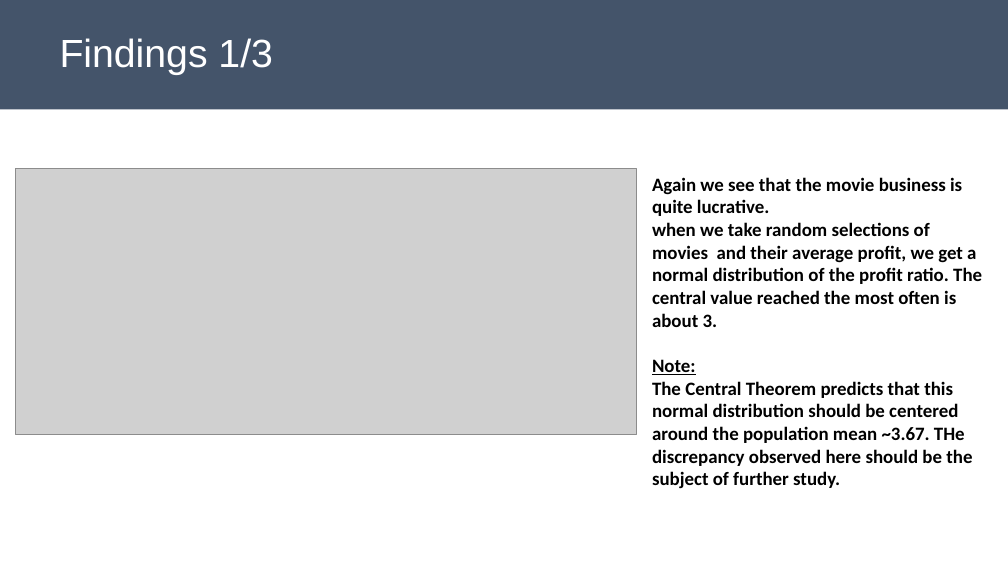
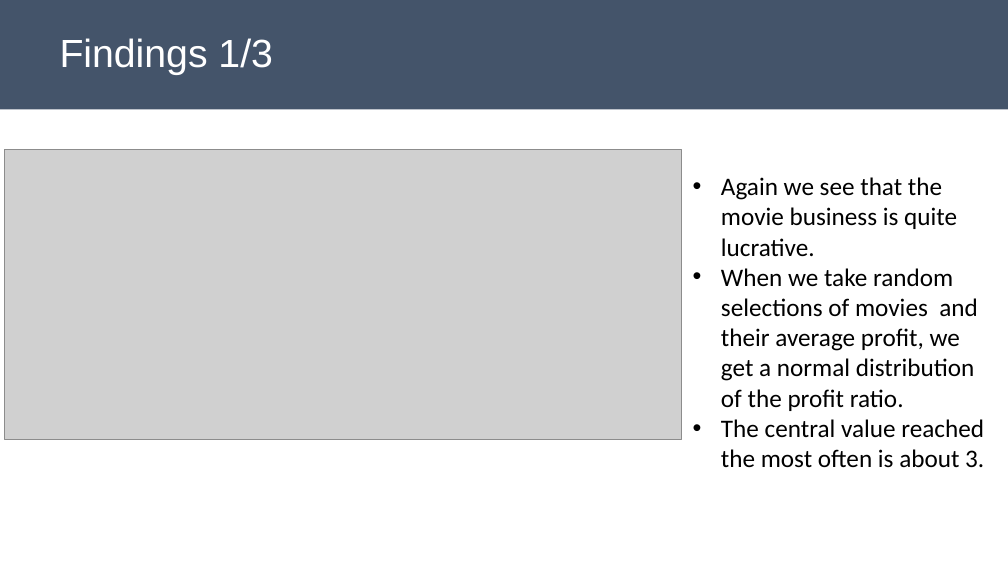
Before and after one commit to poariston/DataAnalysis_SuccessfulMovies, a slide deck: slide 7 of Mod1Project_Presentation_POAriston.pptx (slide 5 before the commit). Drawn at 1008x567 pixels with LibreOffice and Linux fonts; fonts in the diff are those of the drawing; grey boxes stand for pictures. Boxes give left, top, right and bottom in pixels: in the first picture for what was removed or moved away, otherwise in the second. Text is boxed around its words. In the diff, an @@ line names an element or a change of style, - is before the commit and + after.

```diff
--- a/Mod1Project_Presentation_POAriston.pptx
+++ b/Mod1Project_Presentation_POAriston.pptx
@@ picture: place and size @@
-picture at <box>15,169,637,435</box>
+picture at <box>5,149,681,439</box>
@@ text "Again we see that the ...": place and size @@
-text "Again we see that the ..." at <box>652,177,982,489</box>
+text "Again we see that the ..." at <box>721,177,984,468</box>
@@ text at <box>721,177,957,256</box>: size 18 to 24 pt, bold off in "Again we see that the movie business ..."; bullet none to • @@
@@ text at <box>721,268,984,468</box>: text changed; size 18 to 24 pt; bold off @@
-when we take random selections of movies and their average profit, we get a normal distribution of the profit ratio. The central value reached the most often is about 3.
-Note:
-The Central Theorem predicts that this normal distribution should be centered around the population mean ~3.67. THe discrepancy observed here should be the subject of further study.
+• When we take random selections of movies and their average profit, we get a normal distribution of the profit ratio.
+• The central value reached the most often is about 3.
```
Also in this commit, not shown: 5 other slides changed, 3 slides added.
